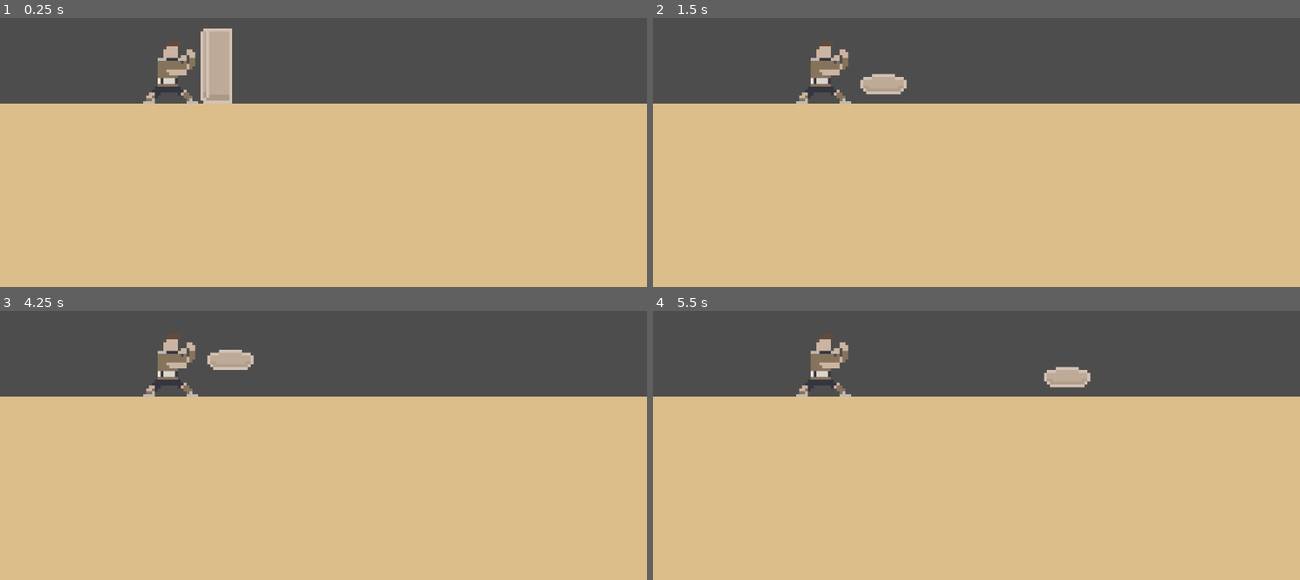
Above: before the commit, frames 1-4 (two rows, left to right).
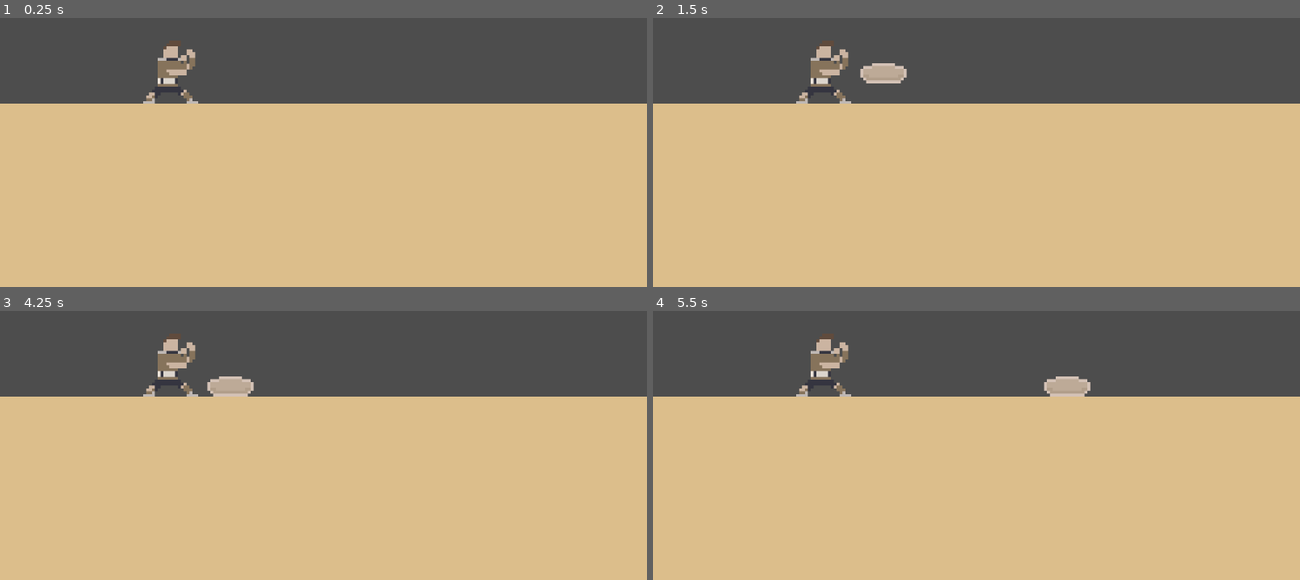
Above: after the commit, the same moments.

Repository: Warladd/Rockle
Game: Godot game, scene res://scenes/testing_structures.tscn
The game is run twice, just before and just after one commit, with the same random seed, the same clock (stepped at 60 frames per second) and the same inputs. This scene is started directly instead of the project's main scene.
Inputs (mouse positions are in pixels of both pictures, inside the frame that each line leads up to):
- Up to frame 1 (0.25 s): no input
- Up to frame 2 (1.5 s): tap Enter at 0.5 s; move the mouse to (1118, 87) at 0.52 s; tap F (codes) at 0.6 s; move the mouse to (847, 122) at 1.27 s; tap Space (kick) at 1.35 s
- Up to frame 3 (4.25 s): tap Space (kick) at 2 s; move the mouse to (388, 319) at 2.02 s; press the mouse at (388, 319) at 2.03 s; move the mouse to (291, 469) at 2.77 s; release the mouse at (291, 469) at 2.78 s; right-click (291, 469) at 2.85 s; move the mouse to (517, 453) at 3.52 s; tap F (codes) at 3.6 s
- Up to frame 4 (5.5 s): move the mouse to (782, 343) at 4.27 s; tap Space (kick) at 4.35 s; tap Enter at 5 s; move the mouse to (1008, 397) at 5.02 s; press the mouse at (1008, 397) at 5.03 s

The runs differ from the first frame. In frame 1, 1.4% of the frame differs, in the area x 31-36%, y 3-32%; in frame 2, 0.7%; in frame 3, 0.9%; in frame 4, 0.6%.
Error before the commit: Invalid assignment of property or key 'monitoring' with value of type 'bool' on a base object of type 'Nil'. (res://scripts/pillar.gd:9)

Commit message:
working on queue for physics

Diff:
--- a/scenes/disk.tscn
+++ b/scenes/disk.tscn
@@ -1,10 +1,13 @@
-[gd_scene load_steps=4 format=3 uid="uid://81gnpf5in3r5"]
+[gd_scene load_steps=5 format=3 uid="uid://81gnpf5in3r5"]
 
 [ext_resource type="Script" path="res://scripts/disk.gd" id="1_1chq5"]
 [ext_resource type="Texture2D" uid="uid://esoutmox2yhs" path="res://assets/structures/disk.png" id="1_dicd0"]
 
 [sub_resource type="RectangleShape2D" id="RectangleShape2D_7o5b3"]
 size = Vector2(80, 35)
+
+[sub_resource type="RectangleShape2D" id="RectangleShape2D_wjgt6"]
+size = Vector2(82, 33)
 
 [node name="Disk" type="CharacterBody2D" node_paths=PackedStringArray("death", "detector")]
 collision_layer = 4
@@ -34,7 +37,7 @@
 
 [node name="CollisionShape2D" type="CollisionShape2D" parent="Area2D2"]
 position = Vector2(0, 2.5)
-shape = SubResource("RectangleShape2D_7o5b3")
+shape = SubResource("RectangleShape2D_wjgt6")
 
 [node name="Timer" type="Timer" parent="."]
 wait_time = 0.1
--- a/scenes/pillar.tscn
+++ b/scenes/pillar.tscn
@@ -6,10 +6,15 @@
 [sub_resource type="RectangleShape2D" id="RectangleShape2D_7o5b3"]
 size = Vector2(55.25, 130.5)
 
-[node name="Pillar" type="CharacterBody2D"]
+[sub_resource type="RectangleShape2D" id="RectangleShape2D_y4sil"]
+size = Vector2(58, 132)
+
+[node name="Pillar" type="CharacterBody2D" node_paths=PackedStringArray("death", "detector")]
 collision_layer = 4
 collision_mask = 5
 script = ExtResource("1_lolv6")
+death = NodePath("Area2D2")
+detector = NodePath("Area2D")
 
 [node name="Sprite2D" type="Sprite2D" parent="."]
 texture = ExtResource("2_kl3oo")
@@ -32,7 +37,7 @@
 
 [node name="CollisionShape2D" type="CollisionShape2D" parent="Area2D2"]
 position = Vector2(-2, 0)
-shape = SubResource("RectangleShape2D_7o5b3")
+shape = SubResource("RectangleShape2D_y4sil")
 
 [node name="Timer" type="Timer" parent="."]
 wait_time = 0.1
--- a/scenes/testing_structures.tscn
+++ b/scenes/testing_structures.tscn
@@ -1,8 +1,7 @@
-[gd_scene load_steps=6 format=3 uid="uid://cgjsi1thub6yp"]
+[gd_scene load_steps=5 format=3 uid="uid://cgjsi1thub6yp"]
 
 [ext_resource type="Script" path="res://scripts/testing_structures.gd" id="1_3clck"]
 [ext_resource type="SpriteFrames" uid="uid://djw5x6aebbp1f" path="res://resources/white_belt.tres" id="2_k4vt2"]
-[ext_resource type="PackedScene" uid="uid://w61j5pg3dnfv" path="res://scenes/pillar.tscn" id="3_d7iyc"]
 
 [sub_resource type="RectangleShape2D" id="RectangleShape2D_mnk68"]
 size = Vector2(203, 132)
@@ -55,8 +54,7 @@
 position = Vector2(-4, 157.5)
 shape = SubResource("RectangleShape2D_gtbvj")
 
-[node name="Pillar" parent="." instance=ExtResource("3_d7iyc")]
-position = Vector2(-183, -68)
+[node name="RayCast2D" type="RayCast2D" parent="."]
 
 [connection signal="timeout" from="DiskTimer" to="." method="_on_disk_timer_timeout"]
 [connection signal="timeout" from="PillarTimer" to="." method="_on_pillar_timer_timeout"]
--- a/scripts/disk.gd
+++ b/scripts/disk.gd
@@ -28,7 +28,7 @@
 func _on_area_2d_2_body_entered(body):
 	if body == self:
 		return
-	queue_free()
+	body.queue_free()
 
 func _on_timer_timeout():
 	death.monitoring = true
--- a/scripts/pillar.gd
+++ b/scripts/pillar.gd
@@ -23,7 +23,9 @@
 	move_and_slide()
 
 func _on_area_2d_body_entered(body):
-	velocity.x += 500
+	if velocity.x > 0:
+		return
+	velocity.x += 600
 
 func _on_area_2d_2_body_entered(body):
 	if body == self:
--- a/scripts/testing_structures.gd
+++ b/scripts/testing_structures.gd
@@ -1,26 +1,35 @@
 extends Node2D
 
 @export var hitbox : CollisionShape2D
+@export var player : CharacterBody2D
 var disk_scene = preload("res://scenes/disk.tscn")
 var pillar_scene = preload("res://scenes/pillar.tscn")
-var disky
-var pillary
+var disky : bool = false
+var disky_loading : bool = false
+var pillary : bool = false
+var pillary_loading : bool = false
 
 func _process(delta):
+	if disky_loading or pillary_loading:
+		return
 	if disky:
+		disky_loading = true
 		disky = false
 		var disk = disk_scene.instantiate()
 		add_child(disk)
 		disk.global_position = Vector2(-161, -14)
 		await get_tree().create_timer(1).timeout
 		$DiskTimer.start()
+		disky_loading = false
 	if pillary:
+		pillary_loading = true
 		pillary = false
 		var pillar = pillar_scene.instantiate()
 		add_child(pillar)
 		pillar.global_position = Vector2(-183, -69)
-		await get_tree().create_timer(1).timeout
+		await get_tree().create_timer(1.2).timeout
 		$PillarTimer.start()
+		pillary_loading = false
 
 func _input(event):
 	if event.is_action_pressed("straight"):
Not shown: 1 places in scenes/pillar.tscn that only renumber resources
